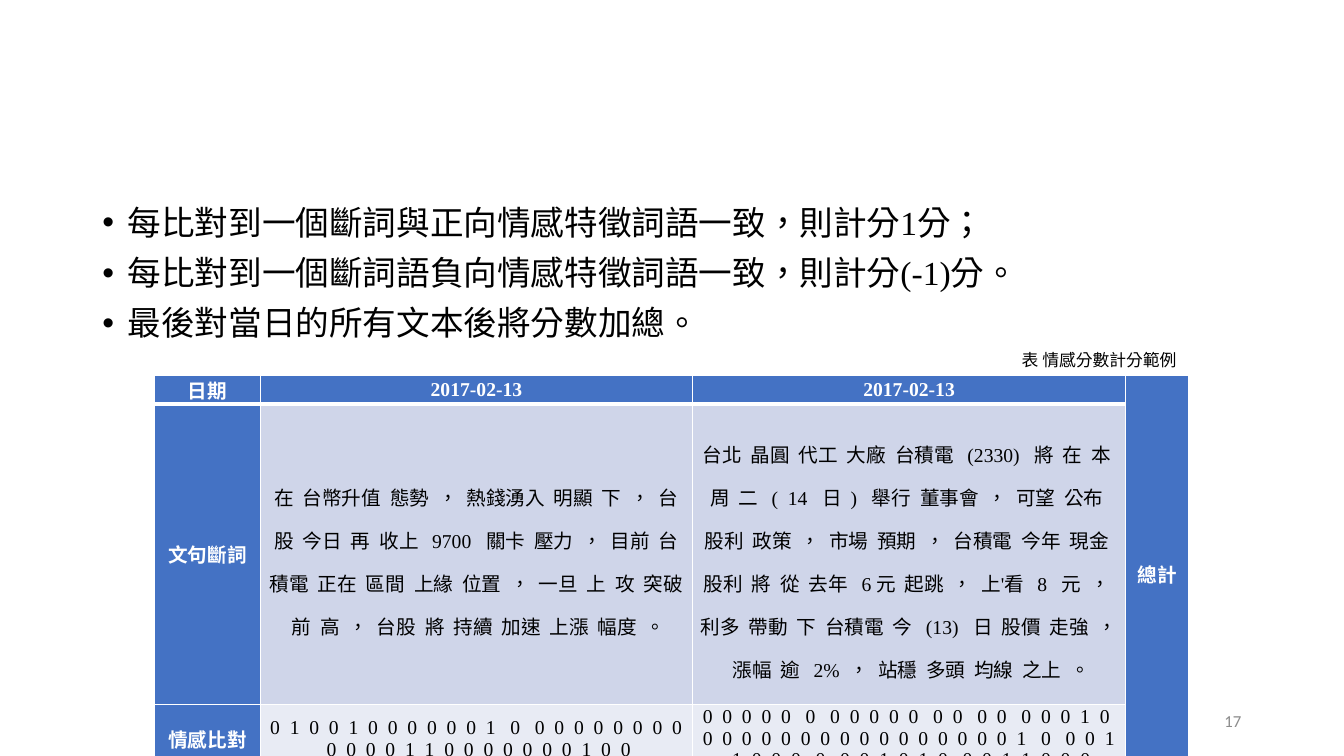
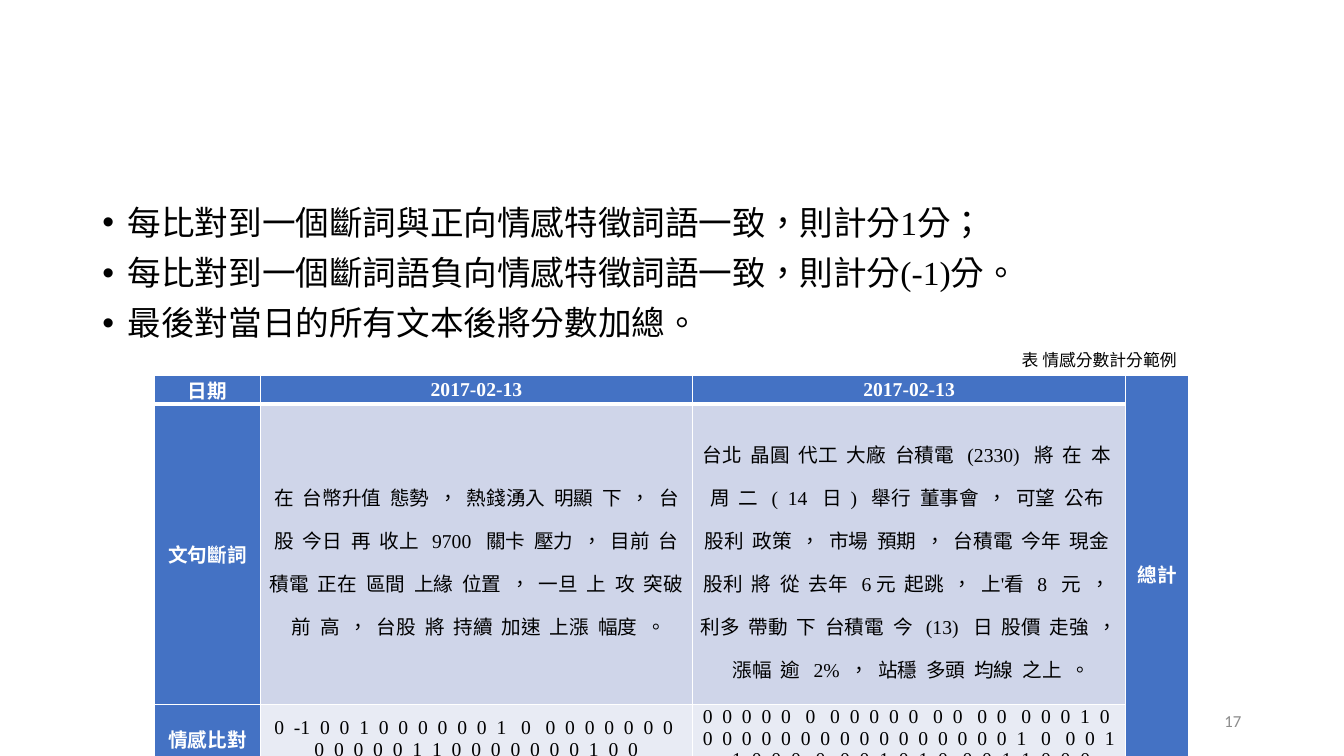
Before and after one commit to Skya-neko/StockPrediction, a slide deck: slide 17 of document/基於財經字典與分析指標的神經網路預測股價趨勢.pptx. Drawn at 1344x756 pixels with LibreOffice and Linux fonts; fonts in the diff are those of the drawing; background and template pictures are left out. Boxes give left, top, right and bottom in pixels: in the first picture for what was removed or moved away, otherwise in the second. Text is boxed around its words. In the diff, an @@ line names an element or a change of style, - is before the commit and + after.

```diff
--- a/document/基於財經字典與分析指標的神經網路預測股價趨勢.pptx
+++ b/document/基於財經字典與分析指標的神經網路預測股價趨勢.pptx
@@ table at bbox=[155, 376, 1190, 753] @@
-row 3, column 2: 0 1 0 0 1 0 0 0 0 0 0 1 0 0 0 0 0 0 0 0 0 0 0 0 0 1 1 0 0 0 0 0 0 0 1 0 0
+row 3, column 2: 0 -1 0 0 1 0 0 0 0 0 0 1 0 0 0 0 0 0 0 0 0 0 0 0 0 1 1 0 0 0 0 0 0 0 1 0 0
-row 4, column 2: 5
+row 4, column 2: 4
```
Also in this commit, not shown: 4 other slides changed, 2 slides added, 6 other files.
